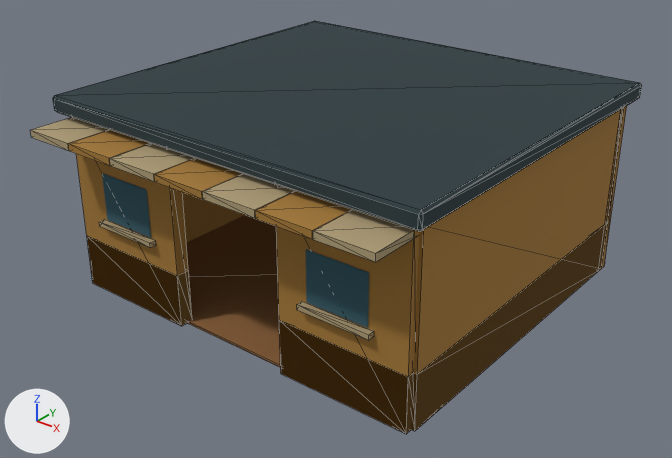
A saved change to the glTF model godot/assets/building_shop.glb.
Camera for both pictures: a 50 mm camera at (7.5, -7.25, 6.71) aimed at (0.12, 1.98, 0.99). Every picture has the same lights, and +X, +Y and +Z are marked at lower left. The picture after the commit comes second. Mesh edges are drawn as thin lines on the coarser meshes.

Script lines for the objects in view, before the commit:
```python
ob_dd_cut_east = bpy.data.objects.new('DD_Cut_East', me_cube_004)
ob_dd_cut_east.location = (2.75, 2.5, 0.39)
ob_dd_cut_front_1 = bpy.data.objects.new('DD_Cut_Front_1', me_cube_010)
ob_dd_cut_front_1.location = (1.85, 0.0, 0.39)
ob_dd_cut_front__1 = bpy.data.objects.new('DD_Cut_Front_-1', me_cube_006)
ob_dd_cut_front__1.location = (-1.85, 0.0, 0.39)
ob_dd_hide_awning_3 = bpy.data.objects.new('DD_Hide_Awning_3', me_cube_017)
ob_dd_hide_awning_3.location = (0.0, -0.35, 2.52)
ob_dd_hide_awning_5 = bpy.data.objects.new('DD_Hide_Awning_5', me_cube_019)
ob_dd_hide_awning_5.location = (1.6, -0.35, 2.52)
ob_dd_hide_east = bpy.data.objects.new('DD_Hide_East', me_cube_003)
ob_dd_hide_east.location = (2.75, 2.5, 1.3)
ob_dd_hide_front_1 = bpy.data.objects.new('DD_Hide_Front_1', me_cube_009)
ob_dd_hide_front_1.location = (1.85, 0.0, 1.3)
ob_dd_hide_front__1 = bpy.data.objects.new('DD_Hide_Front_-1', me_cube_005)
ob_dd_hide_front__1.location = (-1.85, 0.0, 1.3)
ob_dd_keep_back = bpy.data.objects.new('DD_Keep_Back', me_cube_001)
ob_dd_keep_back.location = (0.0, 5.0, 1.3)
# also in view: 'DD_Hide_Roof' at (0.0, 2.5, 2.76); 'DD_Hide_Awning_1' at (-1.6, -0.35, 2.52); 'DD_Hide_Awning_0' at (-2.4, -0.35, 2.52); 'DD_Keep_West' at (-2.75, 2.5, 1.3); 'DD_Hide_Window_1' at (1.8, -0.11, 1.55)
```
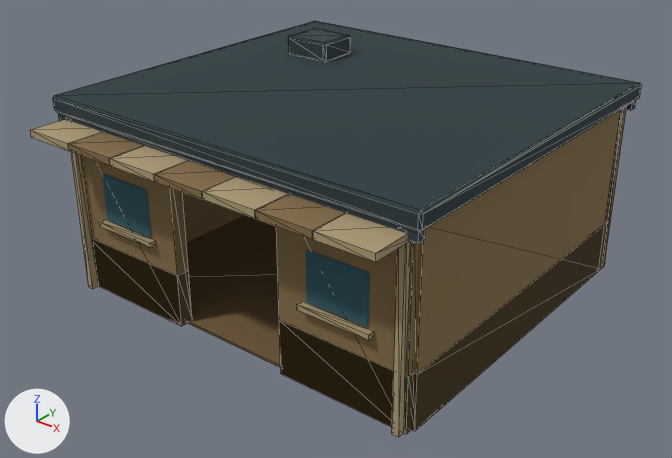
What differs and where, as boxes (x1, y1, x2, y2) in the pictures (672 x 458 px):
'DD_Hide_East', recoloured: (411, 109, 624, 429) in both
'DD_Hide_Front_1', recoloured: (276, 226, 419, 432) in both
'DD_Hide_Front_-1', recoloured: (82, 156, 191, 325) in both
'DD_Cut_Front_1', recoloured: (279, 321, 413, 434) in both
'DD_Cut_Front_-1', recoloured: (92, 238, 191, 325) in both
'DD_Cut_East', recoloured: (411, 224, 606, 430) in both
'DD_Hide_FrontCorner.001', added (beige): after (392, 241, 411, 437)
'DD_Hide_Awning_5', recoloured, reshaped (7% narrower, 6% shorter): before (255, 191, 352, 239); after (255, 194, 345, 239)
'DD_Hide_Awning_4', reshaped (7% narrower, 7% shorter): before (203, 174, 294, 218); after (203, 177, 288, 218)
'DD_Hide_FrontFascia', added: after (58, 113, 425, 243)
'DD_Hide_Awning_3', recoloured, reshaped: before (154, 158, 243, 199); after (154, 161, 236, 199)
'DD_Hide_Awning_2', reshaped: before (110, 143, 195, 182); after (110, 146, 188, 182)
'DD_Hide_RoofVent', added: after (288, 28, 351, 62)
'DD_Keep_West', recoloured: (183, 192, 244, 243) in both
'DD_Hide_Awning_1', recoloured, reshaped: before (69, 130, 150, 166); after (69, 132, 143, 166)
'DD_Hide_FrontCorner', added (beige): after (71, 152, 98, 289)
'DD_Hide_Awning_0', reshaped: before (30, 117, 109, 151); after (30, 119, 102, 151)
'DD_Keep_Back', recoloured: (600, 106, 626, 267) in both
'DD_Hide_BackFascia', added: after (626, 100, 636, 110)

The change, as a list of edits to the scene's bpy script:
```text
Change mat_dd_shop:
    mat_dd_shop.base_color: (0.367, 0.187, 0.0331) -> (0.233, 0.155, 0.0637)  # brown #a37833 -> brown #856e47
Change mat_dd_wood_light:
    mat_dd_wood_light.base_color: (0.274, 0.126, 0.0397) -> (0.196, 0.119, 0.0509)  # brown #8f6338 -> brown #7a6140
Change me_cube_015:
    where me_cube_015.from_pydata(...)  # 8 vertices, 12 faces; spans x -0.395..0.395, y -0.4..0.4, z -0.05..0.05
    remove me_cube_015.materials.append(mat_dd_shop)  # brown #a37833
    add me_cube_015.materials.append(mat_dd_cream)  # beige #ad9b75
Change me_cube_016:
    where me_cube_016.from_pydata(...)  # 8 vertices, 12 faces; spans x -0.395..0.395, y -0.4..0.4, z -0.05..0.05
    remove me_cube_016.materials.append(mat_dd_cream)  # beige #ad9b75
    add me_cube_016.materials.append(mat_dd_shop)  # brown #856e47
Change me_cube_017:
    where me_cube_017.from_pydata(...)  # 8 vertices, 12 faces; spans x -0.395..0.395, y -0.4..0.4, z -0.05..0.05
    remove me_cube_017.materials.append(mat_dd_shop)  # brown #a37833
    add me_cube_017.materials.append(mat_dd_cream)  # beige #ad9b75
Change me_cube_018:
    where me_cube_018.from_pydata(...)  # 8 vertices, 12 faces; spans x -0.395..0.395, y -0.4..0.4, z -0.05..0.05
    remove me_cube_018.materials.append(mat_dd_cream)  # beige #ad9b75
    add me_cube_018.materials.append(mat_dd_shop)  # brown #856e47
Change me_cube_019:
    where me_cube_019.from_pydata(...)  # 8 vertices, 12 faces; spans x -0.395..0.395, y -0.4..0.4, z -0.05..0.05
    remove me_cube_019.materials.append(mat_dd_shop)  # brown #a37833
    add me_cube_019.materials.append(mat_dd_cream)  # beige #ad9b75
Change me_cube_020:
    where me_cube_020.from_pydata(...)  # 8 vertices, 12 faces; spans x -0.395..0.395, y -0.4..0.4, z -0.05..0.05
    remove me_cube_020.materials.append(mat_dd_cream)  # beige #ad9b75
    add me_cube_020.materials.append(mat_dd_shop)  # brown #856e47
Change ob_dd_hide_awning_0:
    ob_dd_hide_awning_0: bpy.data.objects.new('DD_Hide_Awning_0', me_cube_014) -> bpy.data.objects.new('DD_Hide_Awning_0', me_cube_015)
Change ob_dd_hide_awning_1:
    ob_dd_hide_awning_1: bpy.data.objects.new('DD_Hide_Awning_1', me_cube_015) -> bpy.data.objects.new('DD_Hide_Awning_1', me_cube_016)
Change ob_dd_hide_awning_2:
    ob_dd_hide_awning_2: bpy.data.objects.new('DD_Hide_Awning_2', me_cube_016) -> bpy.data.objects.new('DD_Hide_Awning_2', me_cube_017)
Change ob_dd_hide_awning_3:
    ob_dd_hide_awning_3: bpy.data.objects.new('DD_Hide_Awning_3', me_cube_017) -> bpy.data.objects.new('DD_Hide_Awning_3', me_cube_018)
Change ob_dd_hide_awning_4:
    ob_dd_hide_awning_4: bpy.data.objects.new('DD_Hide_Awning_4', me_cube_018) -> bpy.data.objects.new('DD_Hide_Awning_4', me_cube_019)
Change ob_dd_hide_awning_5:
    ob_dd_hide_awning_5: bpy.data.objects.new('DD_Hide_Awning_5', me_cube_019) -> bpy.data.objects.new('DD_Hide_Awning_5', me_cube_020)
Add ob_dd_hide_roofvent:
    ob_dd_hide_roofvent = bpy.data.objects.new('DD_Hide_RoofVent', me_cube_014_1)  # 24 vertices, 44 faces; spans x -0.375..0.375, y -0.325..0.325, z -0.15..0.15; in mat_dd_steel (dark cyan #304045)
    ob_dd_hide_roofvent.location = (-1.5, 3.6, 3.02)
Add ob_dd_hide_frontfascia:
    ob_dd_hide_frontfascia = bpy.data.objects.new('DD_Hide_FrontFascia', me_cube_022)  # a box spanning x -2.92..2.92, y -0.06..0.06, z -0.08..0.08; in mat_dd_steel (dark cyan #304045)
    ob_dd_hide_frontfascia.location = (0.0, -0.15, 2.58)
Add ob_dd_hide_frontcorner_001:
    ob_dd_hide_frontcorner_001 = bpy.data.objects.new('DD_Hide_FrontCorner.001', me_cube_024)  # a box spanning x -0.05..0.05, y -0.05..0.05, z -1.3..1.3; in mat_dd_cream (beige #ad9b75)
    ob_dd_hide_frontcorner_001.location = (2.72, -0.15, 1.3)
Add ob_dd_hide_frontcorner:
    ob_dd_hide_frontcorner = bpy.data.objects.new('DD_Hide_FrontCorner', me_cube_024.copy())
    ob_dd_hide_frontcorner.location = (-2.72, -0.15, 1.3)
Add ob_dd_hide_backfascia:
    ob_dd_hide_backfascia = bpy.data.objects.new('DD_Hide_BackFascia', me_cube_022.copy())
    ob_dd_hide_backfascia.location = (0.0, 5.15, 2.58)
```
